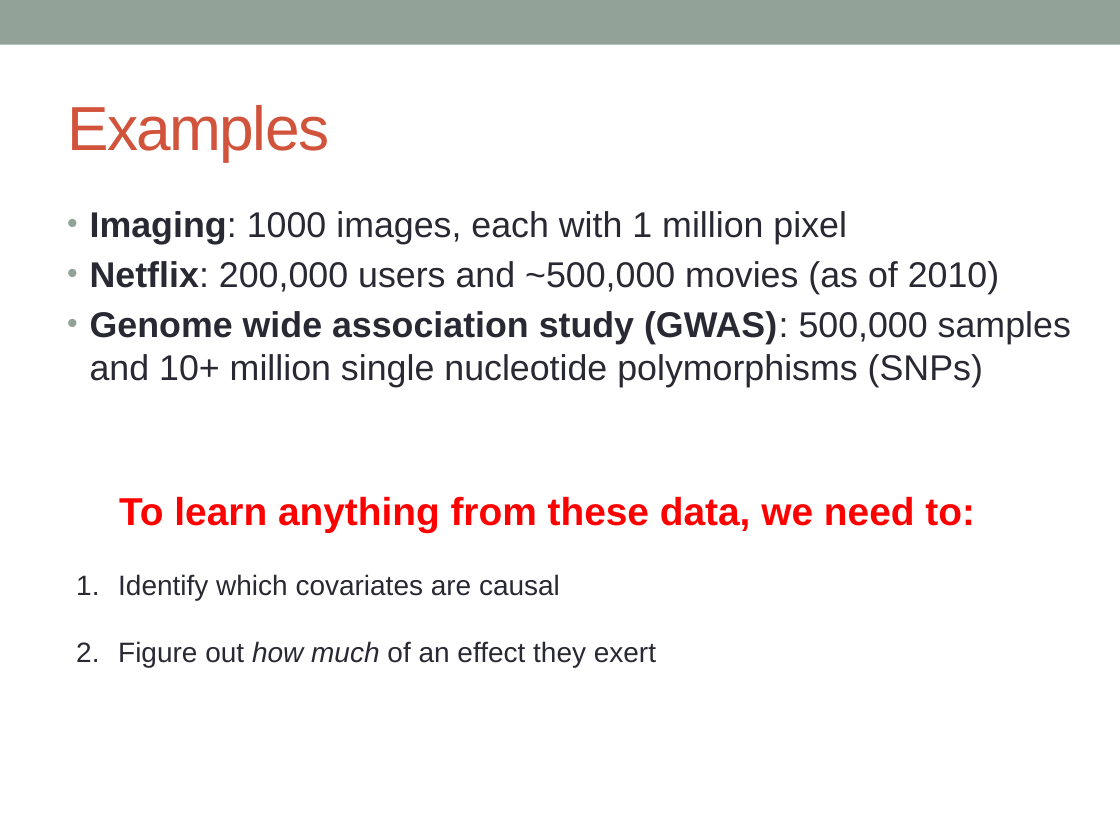
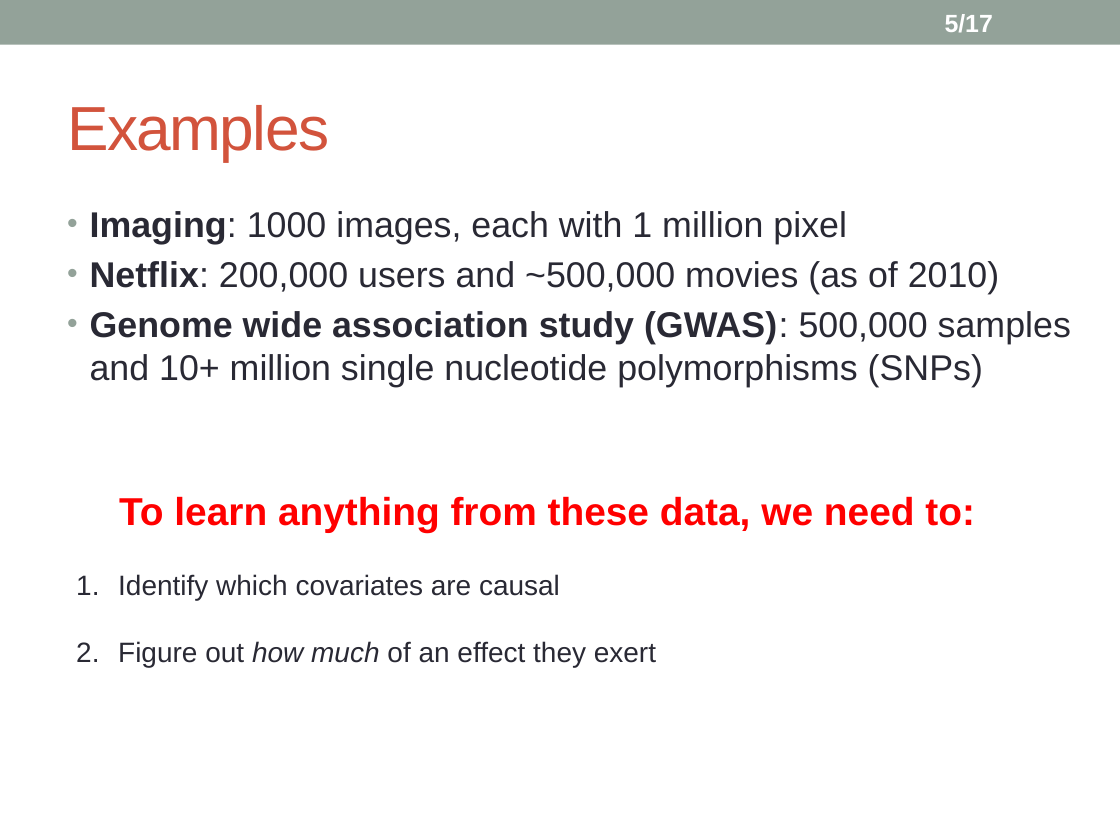
Before and after one commit to biona001/public-talks, a slide deck: slide 5 of QCBio luncheon 2020/Presentation1.pptx. Drawn at 1120x840 pixels with LibreOffice and Linux fonts; fonts in the diff are those of the drawing. Boxes give left, top, right and bottom in pixels: in the first picture for what was removed or moved away, otherwise in the second. Text is boxed around its words. In the diff, an @@ line names an element or a change of style, - is before the commit and + after.

```diff
--- a/QCBio luncheon 2020/Presentation1.pptx
+++ b/QCBio luncheon 2020/Presentation1.pptx
@@ page number added at [945,14,993,33], 16 pt, text #FFFFFF, bold @@
+5/17
```
Also in this commit, not shown: 8 other slides changed, 7 slides added, 2 slides removed, 1 other file.
